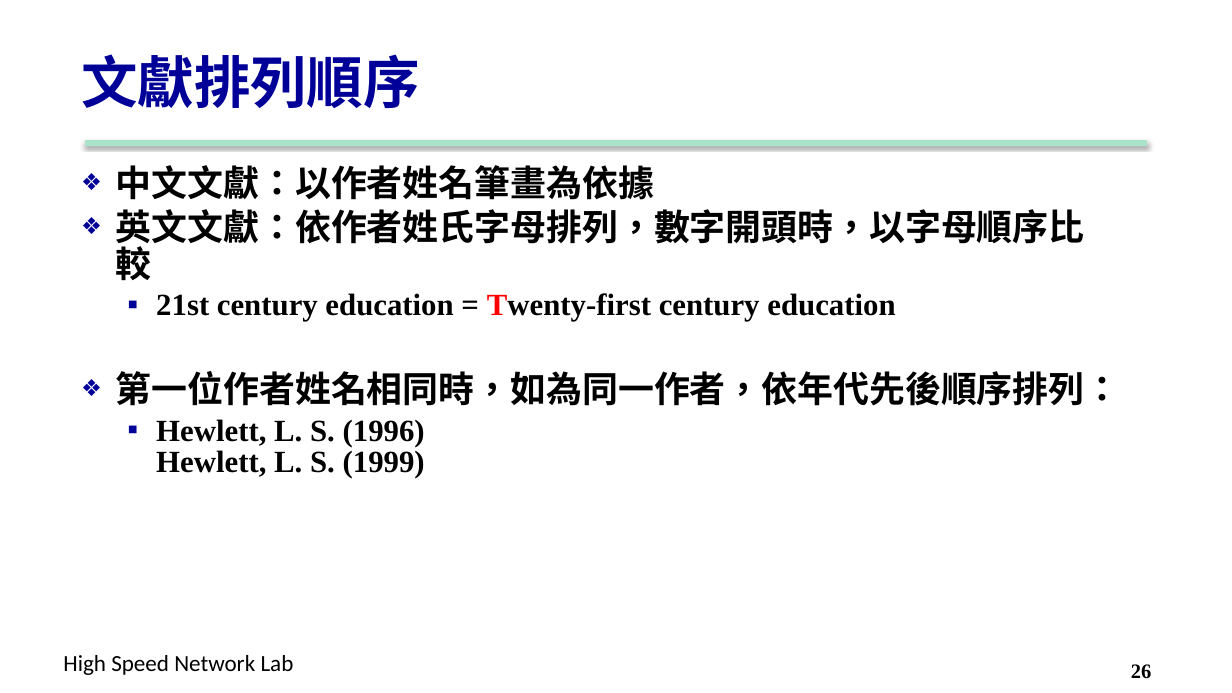
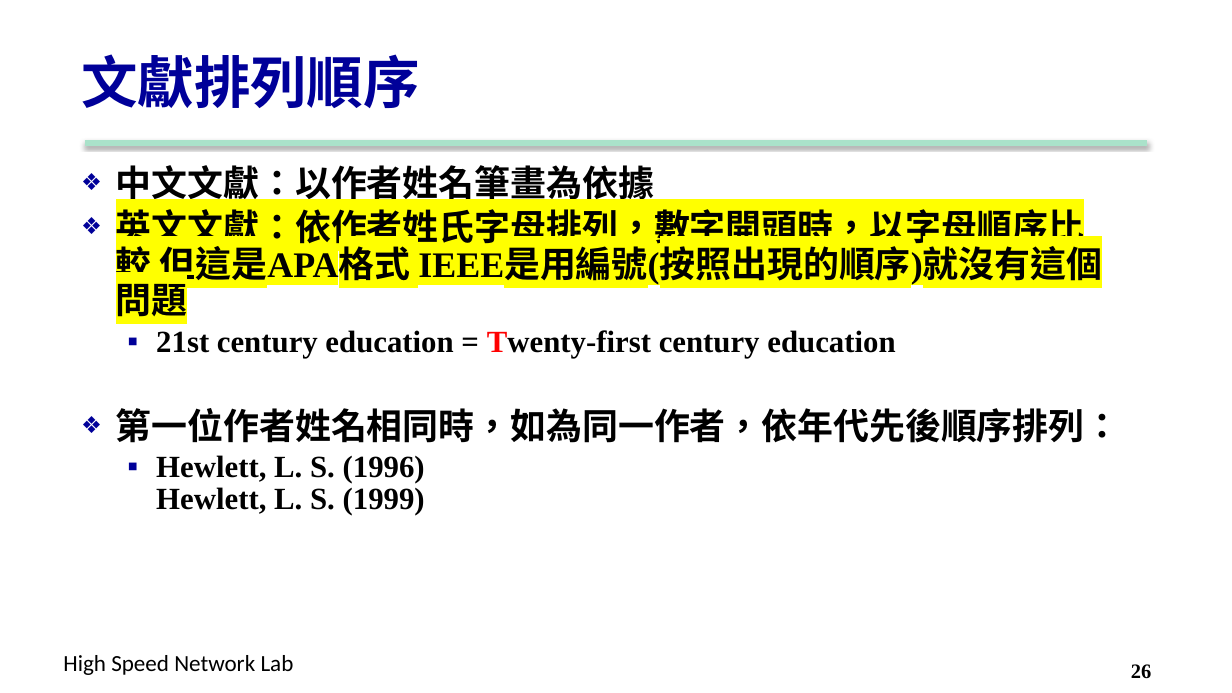
Before and after one commit to carina419/NTUST, a slide deck: slide 26 of MI5014701 科技研究與論文寫作 Technology Research and Thesis Writing/6. Reference.pptx. Drawn at 1232x693 pixels with LibreOffice and Linux fonts; fonts in the diff are those of the drawing; background and template pictures are left out. Boxes give left, top, right and bottom in pixels: in the first picture for what was removed or moved away, otherwise in the second. Text is boxed around its words. In the diff, an @@ line names an element or a change of style, - is before the commit and + after.

```diff
--- a/MI5014701 科技研究與論文寫作 Technology Research and Thesis Writing/6. Reference.pptx
+++ b/MI5014701 科技研究與論文寫作 Technology Research and Thesis Writing/6. Reference.pptx
@@ text at [116,204,1102,323]: text changed @@
-❖ 英文文獻：依作者姓氏字母排列，數字開頭時，以字母順序比較
+❖ 英文文獻：依作者姓氏字母排列，數字開頭時，以字母順序比較 但這是APA格式 IEEE是用編號(按照出現的順序)就沒有這個問題
```
Also in this commit, not shown: 13 other slides changed, 4 other files.
